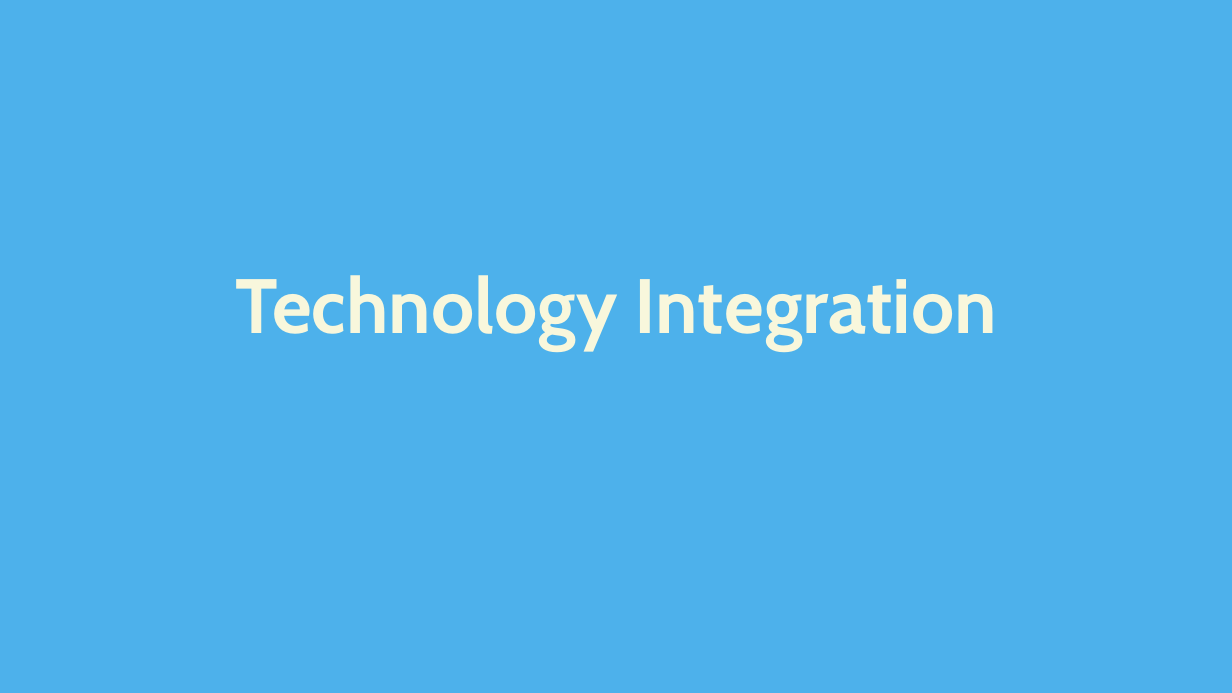
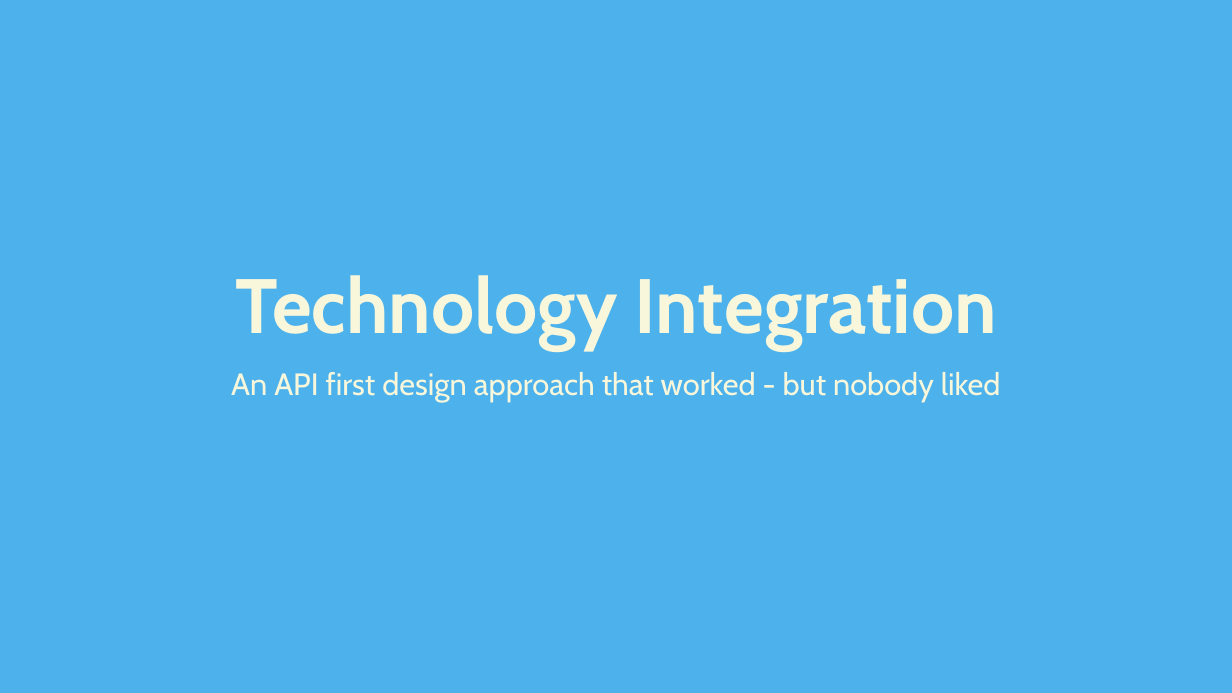
Before and after one commit to swaechter/fhnw-wodss, a slide deck: slide 1 of doc/Prasentation2.pptx. Drawn at 1232x693 pixels with LibreOffice and Linux fonts; fonts in the diff are those of the drawing. Boxes give left, top, right and bottom in pixels: in the first picture for what was removed or moved away, otherwise in the second. Text is boxed around its words. In the diff, an @@ line names an element or a change of style, - is before the commit and + after.

```diff
--- a/doc/Prasentation2.pptx
+++ b/doc/Prasentation2.pptx
@@ subtitle added at box(231, 372, 1001, 402), 24 pt, text #F8F7DC @@
+An API first design approach that worked - but nobody liked
```
Also in this commit, not shown: 3 other slides changed, 1 slide added.
